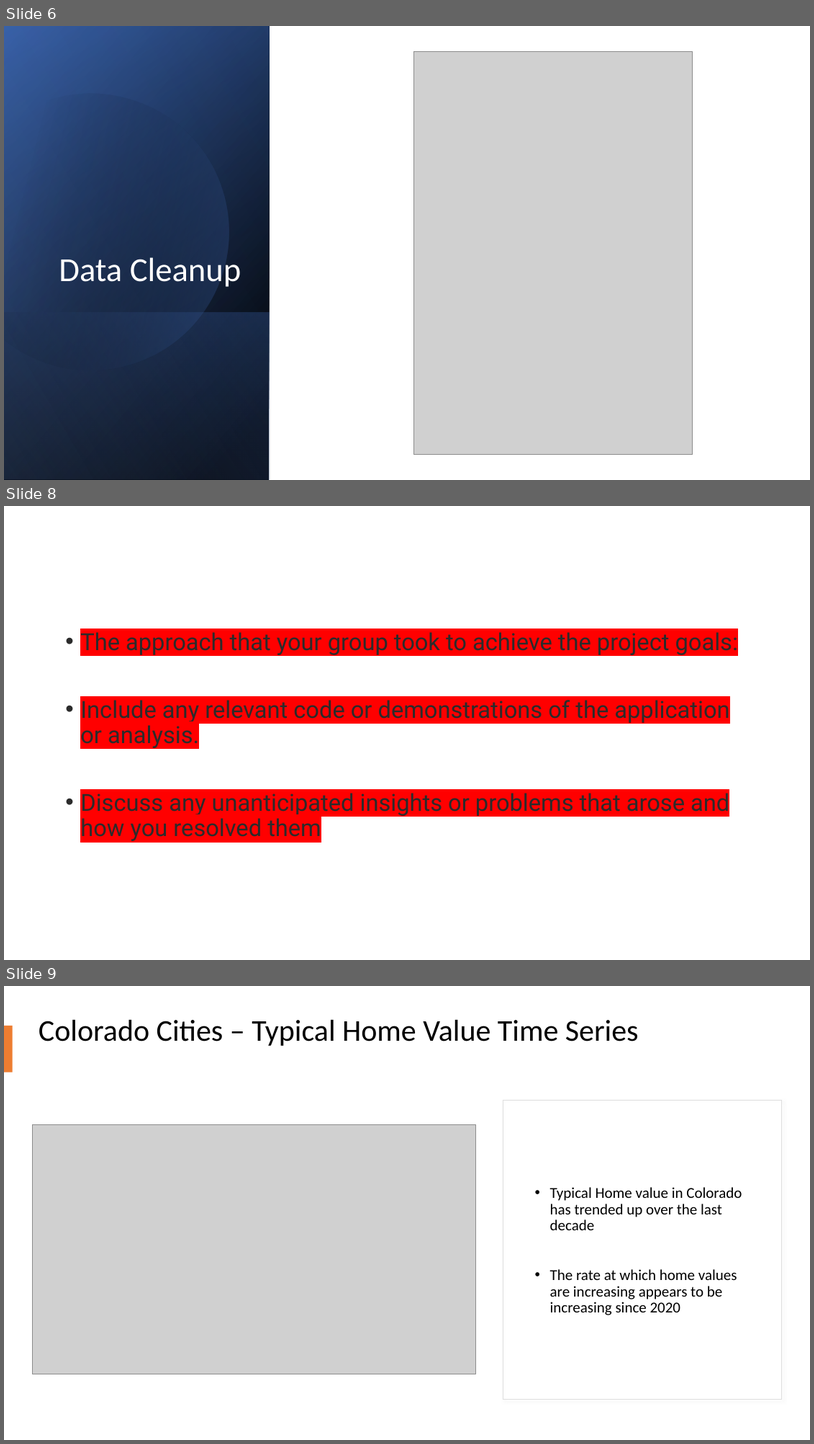
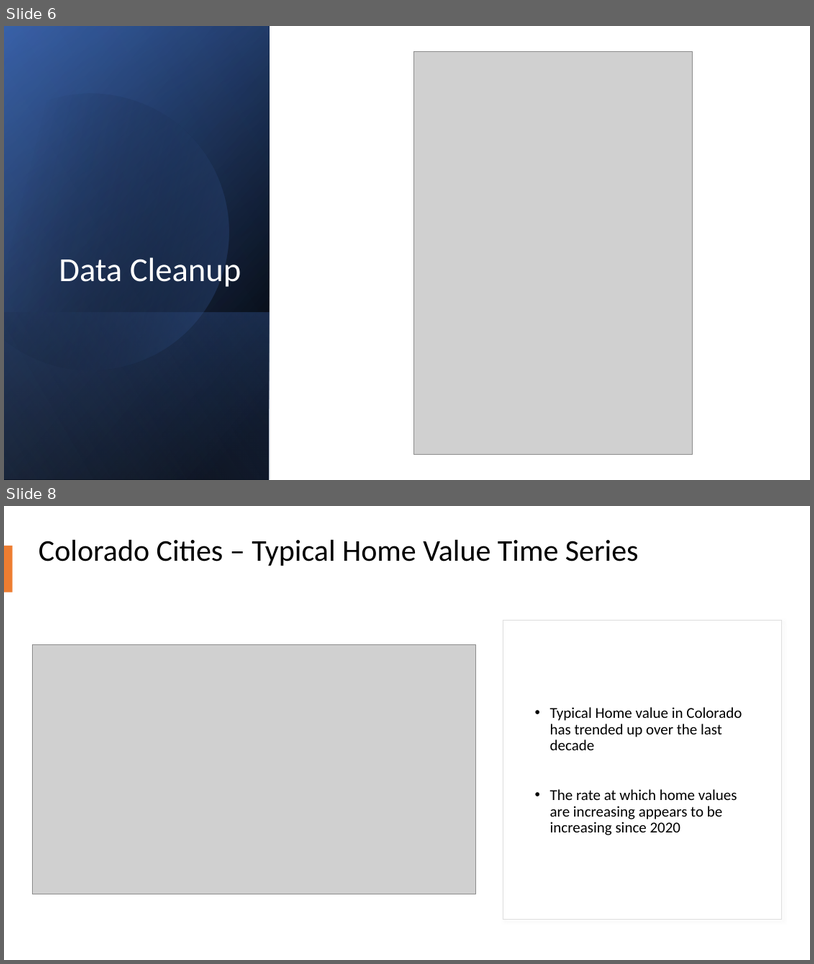
Before and after one commit to StanJohn04/Colorado_Real_Estate, a slide deck: Slide_Deck.pptx. Shown one above the other, each under a label of ours: slides 6, 8 and 9 before the commit, slides 6 and 8 after it; the slides between them are not shown. The pictures are 814x1444 and 814x964 pixels, drawn with LibreOffice and Linux fonts; fonts in the diff are those of the drawing; grey boxes stand for pictures. Boxes give left, top, right and bottom in pixels: in the first picture for what was removed or moved away, otherwise in the second. Text is boxed around its words. In the diff, an @@ line names an element or a change of style, - is before the commit and + after.

```diff
--- a/Slide_Deck.pptx
+++ b/Slide_Deck.pptx
@@ slide 8 removed at bbox=[4, 506, 810, 960], background #FFFFFF @@
@@ text removed at bbox=[80, 632, 738, 841] @@
-• The approach that your group took to achieve the project goals:
-• Include any relevant code or demonstrations of the application or analysis.
-• Discuss any unanticipated insights or problems that arose and how you resolved them
@@ what was slide 9 is now slide 8 @@
```
Also in this commit, not shown: 4 slides changed.
